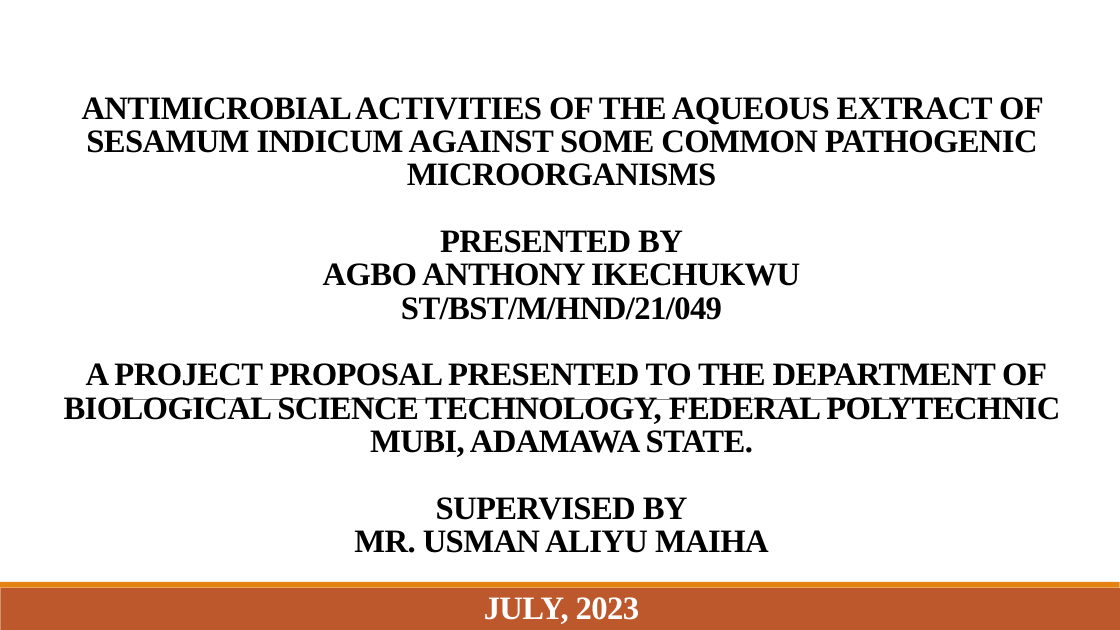
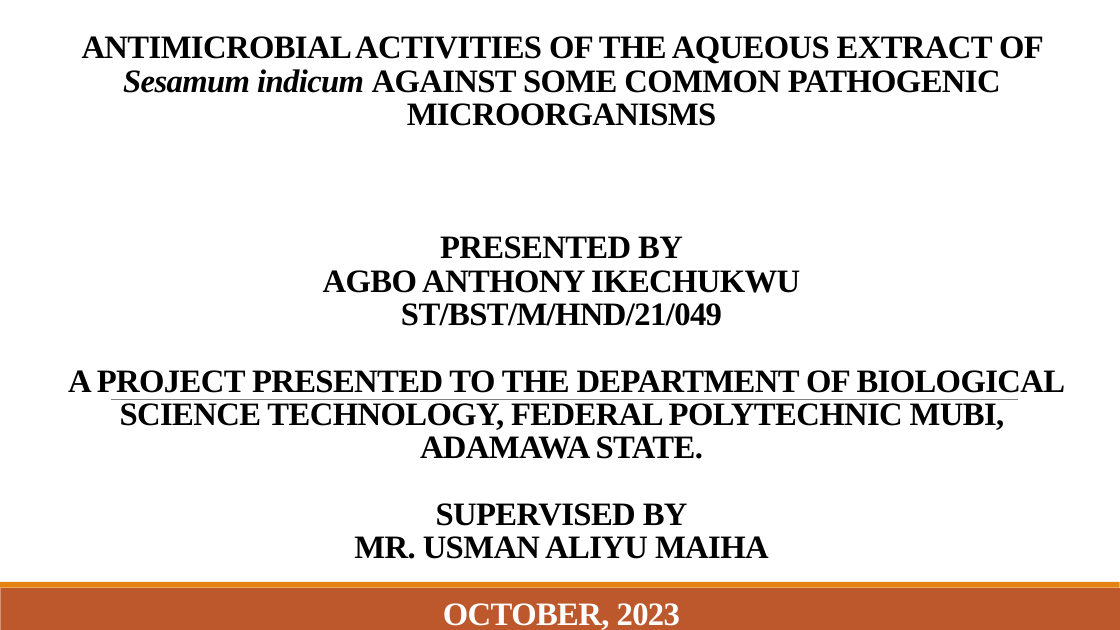
Before and after one commit to Akamshu/documents, a slide deck: slide 1 of PROJECT 2023/BST/SESAMUM/POWERPOINT.pptx. Drawn at 1120x630 pixels with LibreOffice and Linux fonts; fonts in the diff are those of the drawing. Boxes give left, top, right and bottom in pixels: in the first picture for what was removed or moved away, otherwise in the second. Text is boxed around its words. In the diff, an @@ line names an element or a change of style, - is before the commit and + after.

```diff
--- a/PROJECT 2023/BST/SESAMUM/POWERPOINT.pptx
+++ b/PROJECT 2023/BST/SESAMUM/POWERPOINT.pptx
@@ title at (68,36,1066,630): text changed @@
-ANTIMICROBIAL ACTIVITIES OF THE AQUEOUS EXTRACT OF SESAMUM INDICUM AGAINST SOME COMMON PATHOGENIC MICROORGANISMS
-PRESENTED BY
-AGBO ANTHONY IKECHUKWU
-ST/BST/M/HND/21/049
-A PROJECT PROPOSAL PRESENTED TO THE DEPARTMENT OF BIOLOGICAL SCIENCE TECHNOLOGY, FEDERAL POLYTECHNIC MUBI, ADAMAWA STATE.
-SUPERVISED BY
-MR. USMAN ALIYU MAIHA
-JULY, 2023
+ANTIMICROBIAL ACTIVITIES OF THE AQUEOUS EXTRACT OF Sesamum indicum AGAINST SOME COMMON PATHOGENIC MICROORGANISMS
+PRESENTED BY
+AGBO ANTHONY IKECHUKWU
+ST/BST/M/HND/21/049
+A PROJECT PRESENTED TO THE DEPARTMENT OF BIOLOGICAL SCIENCE TECHNOLOGY, FEDERAL POLYTECHNIC MUBI, ADAMAWA STATE.
+SUPERVISED BY
+MR. USMAN ALIYU MAIHA
+OCTOBER, 2023
```
Also in this commit, not shown: 3 other slides changed, 7 slides added, 1 slide removed, 11 other files.
